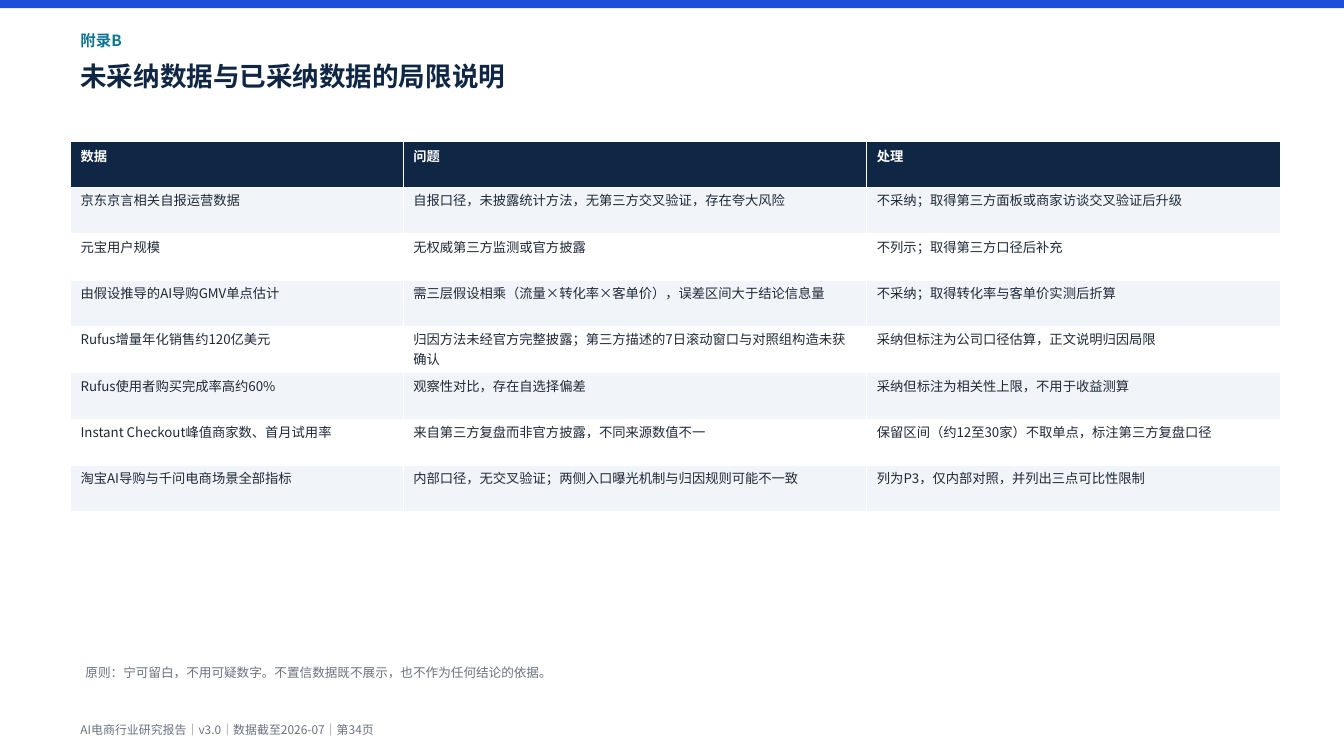
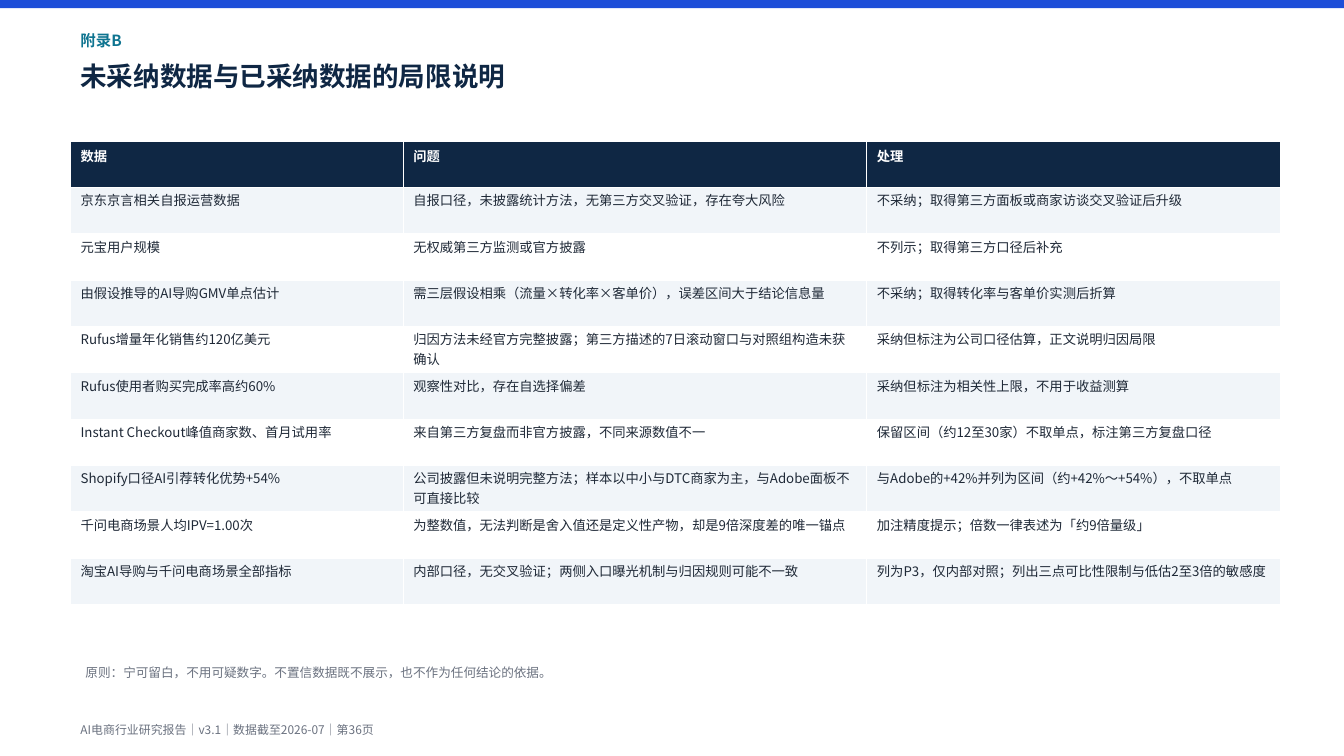
Before and after one commit to breeze2623-create/Aicommerce, a slide deck: slide 36 of report/AI电商行业研究报告.pptx (slide 34 before the commit). Drawn at 1344x756 pixels with LibreOffice and Linux fonts; fonts in the diff are those of the drawing. Boxes give left, top, right and bottom in pixels: in the first picture for what was removed or moved away, otherwise in the second. Text is boxed around its words. In the diff, an @@ line names an element or a change of style, - is before the commit and + after.

```diff
--- a/report/AI电商行业研究报告.pptx
+++ b/report/AI电商行业研究报告.pptx
@@ table at (71,141,1280,605) @@
-row 8: 淘宝AI导购与千问电商场景全部指标 | 内部口径，无交叉验证；两侧入口曝光机制与归因规则可能不一致 | 列为P3，仅内部对照，并列出三点可比性限制
+row 8: Shopify口径AI引荐转化优势+54% | 公司披露但未说明完整方法；样本以中小与DTC商家为主，与Adobe面板不可直接比较 | 与Adobe的+42%并列为区间（约+42%～+54%），不取单点
+row 9: 千问电商场景人均IPV=1.00次 | 为整数值，无法判断是舍入值还是定义性产物，却是9倍深度差的唯一锚点 | 加注精度提示；倍数一律表述为「约9倍量级」
+row 10: 淘宝AI导购与千问电商场景全部指标 | 内部口径，无交叉验证；两侧入口曝光机制与归因规则可能不一致 | 列为P3，仅内部对照；列出三点可比性限制与低估2至3倍的敏感度
@@ text at (80,724,373,735): text changed @@
-AI电商行业研究报告｜v3.0｜数据截至2026-07｜第34页
+AI电商行业研究报告｜v3.1｜数据截至2026-07｜第36页
```
Also in this commit, not shown: 33 other slides changed, 2 slides added, 19 other files.
